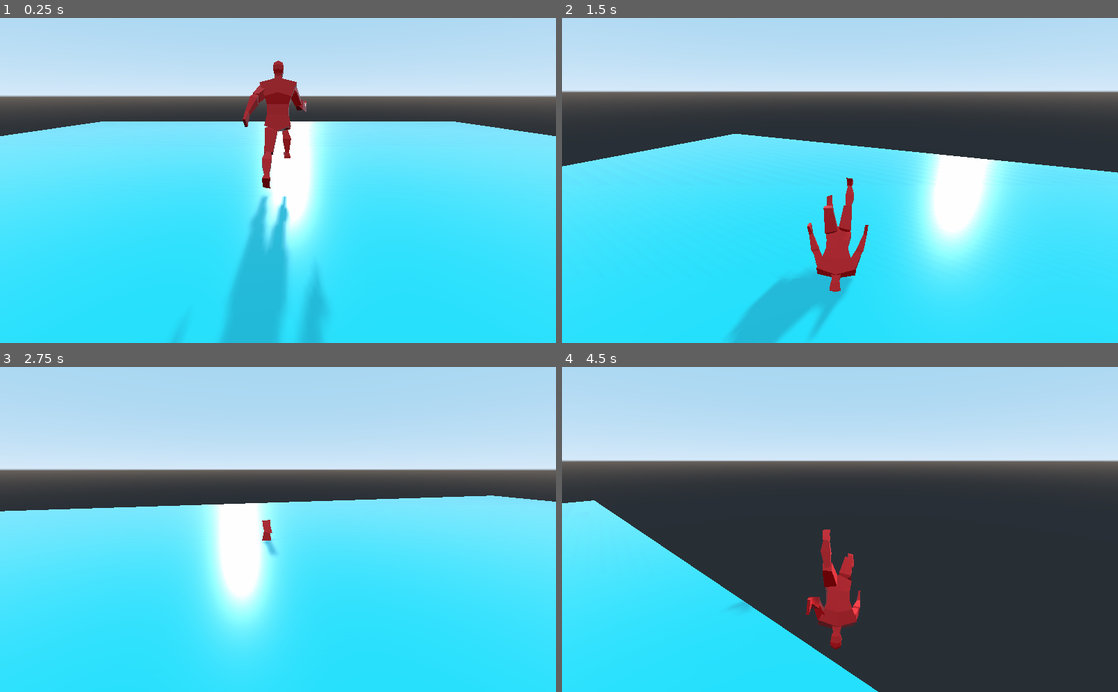
Above: before the commit, frames 1-4 (two rows, left to right).
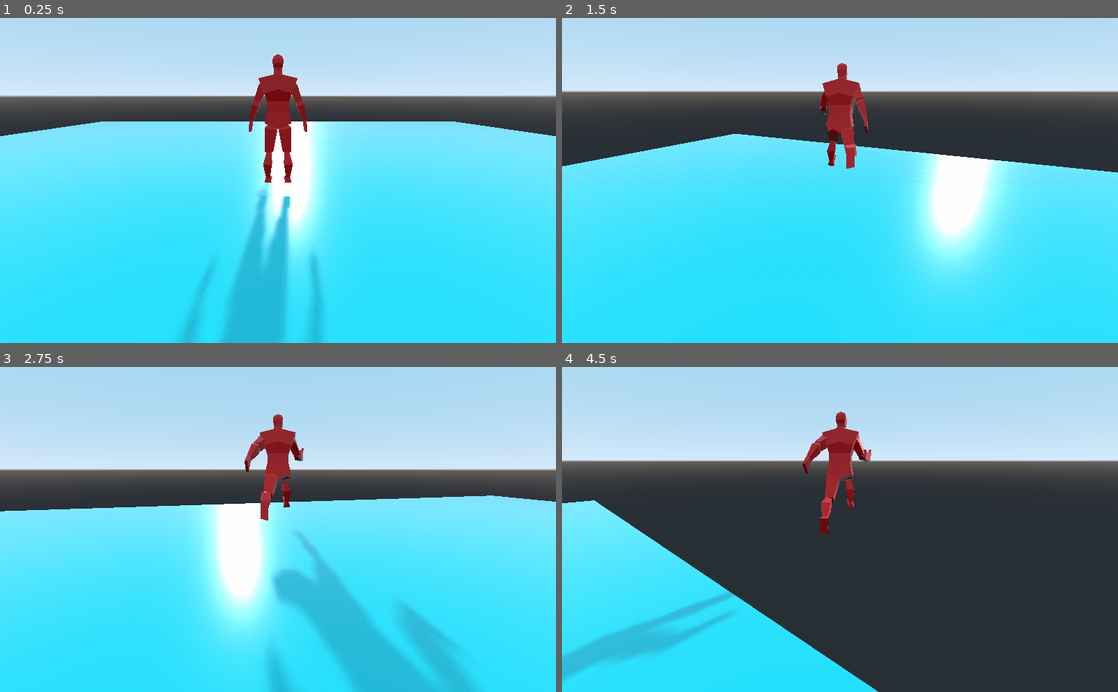
Above: after the commit, the same moments.

Repository: akulkarni3472/3rdPersonHumanoidGodot
Game: Godot game, scene res://World.tscn
Two runs of this game, one before a commit and one after it. Both use one fixed random seed, a clock stepped at 60 frames per second and the inputs below.
Inputs (mouse positions are in pixels of both pictures, inside the frame that each line leads up to):
- Up to frame 1 (0.25 s): no input
- Up to frame 2 (1.5 s): move the mouse to (867, 180) at 0.52 s; hold W (forward) from 0.53 s (still down); tap Space (jump) at 0.77 s; move the mouse to (812, 180) at 1.27 s
- Up to frame 3 (2.75 s): keep holding W (forward); tap Space (jump) at 1.52 s; move the mouse to (289, 523) at 2.02 s
- Up to frame 4 (4.5 s): keep holding W (forward); move the mouse to (834, 536) at 2.77 s; tap Space (jump) at 3.02, 3.77 s; move the mouse to (878, 532) at 3.52 s; move the mouse to (795, 526) at 4.27 s

The runs differ from the first frame. In frame 1, 1.5% of the frame differs, in the area x 33-57%, y 11-100%; in frame 2, 5.4%; in frame 3, 7.6%, in the area x 44-86%, y 14-100%; in frame 4, 5.1%.

Commit message:
Basic Movement + Animation Calls

Diff:
--- a/SimpleHuman.gd
+++ b/SimpleHuman.gd
@@ -29,7 +29,6 @@
 	spring_arm.translation = translation
 
 func move():
-	animation_player.play("run_loop")
 	var move_dir = Vector3.ZERO
 	move_dir.x = Input.get_action_strength("right") - Input.get_action_raw_strength("left")
 	move_dir.z = Input.get_action_strength("back") - Input.get_action_raw_strength("forward")
@@ -39,8 +38,13 @@
 	if move_dir.z != 0 or move_dir.x != 0:
 		model.rotation.y = lerp_angle(model.rotation.y, atan2(velocity.x, velocity.z), lerp_val)
 		moving = true
+	else:
+		moving = false
+
 	if moving:
-		model.rotation.x = lerp_angle(model.rotation.x, -forward_tilt, lerp_val)
+		animation_player.play("run_loop")
+	else:
+		animation_player.play("idle_loop")
 
 func apply_gravity(delta):
 	velocity.y -= delta * gravity
